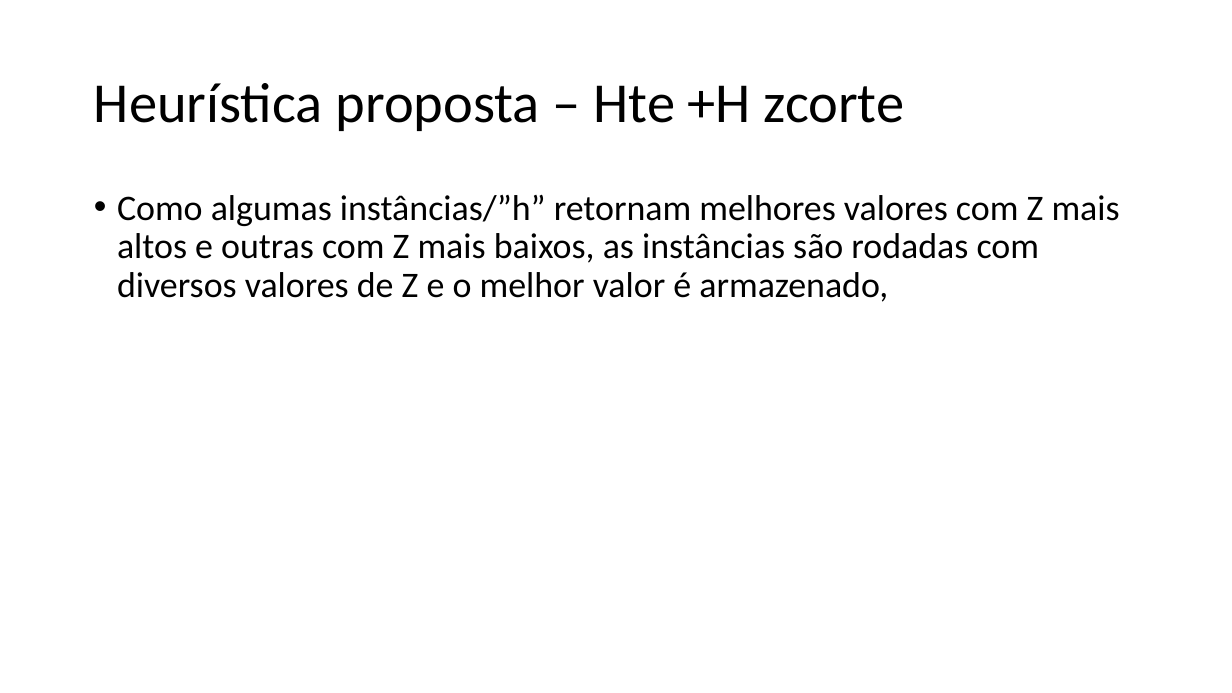
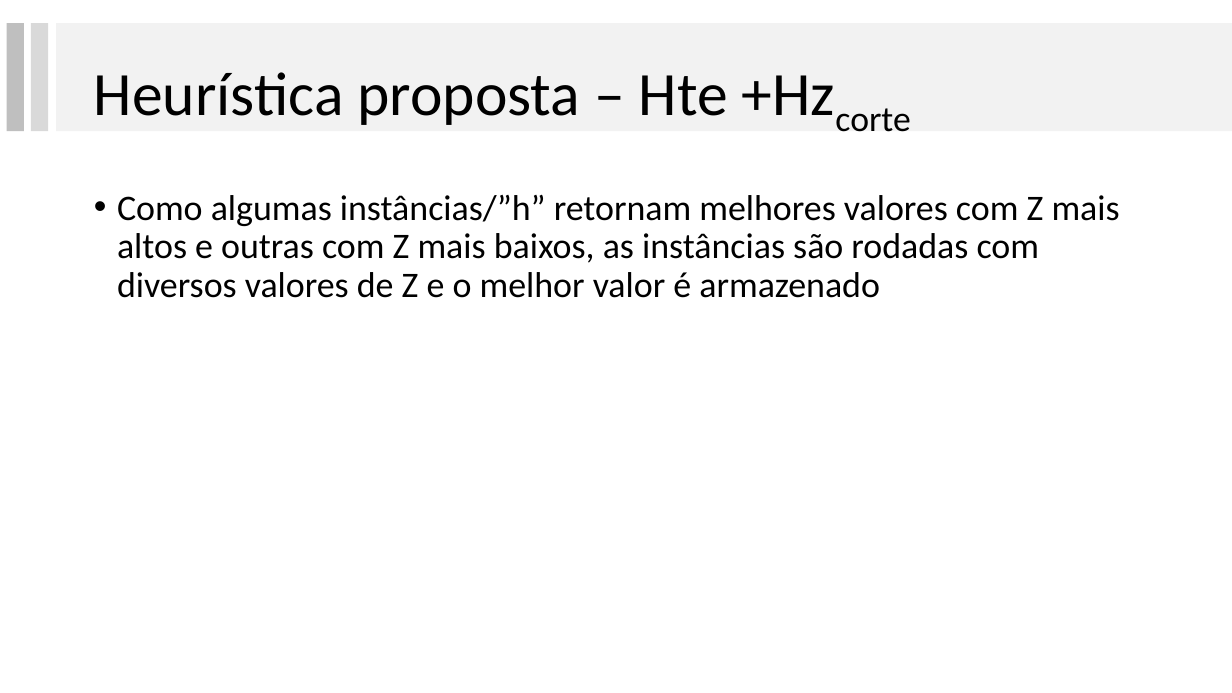
Before and after one commit to lpbiasoto/metaheuristicas, a slide deck: slide 15 of Apresentação 1/apresentação preliminar.pptx (slide 17 before the commit). Drawn at 1232x693 pixels with LibreOffice and Linux fonts; fonts in the diff are those of the drawing. Boxes give left, top, right and bottom in pixels: in the first picture for what was removed or moved away, otherwise in the second. Text is boxed around its words. In the diff, an @@ line names an element or a change of style, - is before the commit and + after.

```diff
--- a/Apresentação 1/apresentação preliminar.pptx
+++ b/Apresentação 1/apresentação preliminar.pptx
@@ rectangle added at (6,23,24,131), fill #BFBFBF @@
@@ rectangle added at (30,23,48,131), fill #D9D9D9 @@
@@ rectangle added at (56,23,1232,131), fill #F2F2F2 @@
@@ title at (94,72,728,125): text changed; size 44 to 48 pt @@
-Heurística proposta – Hte +H zcorte
+Heurística proposta – Hte +Hzcorte
@@ text at (117,194,1120,298): text changed @@
-• Como algumas instâncias/”h” retornam melhores valores com Z mais altos e outras com Z mais baixos, as instâncias são rodadas com diversos valores de Z e o melhor valor é armazenado,
+• Como algumas instâncias/”h” retornam melhores valores com Z mais altos e outras com Z mais baixos, as instâncias são rodadas com diversos valores de Z e o melhor valor é armazenado
```
Also in this commit, not shown: 15 other slides changed, 3 slides added, 2 slides removed.
